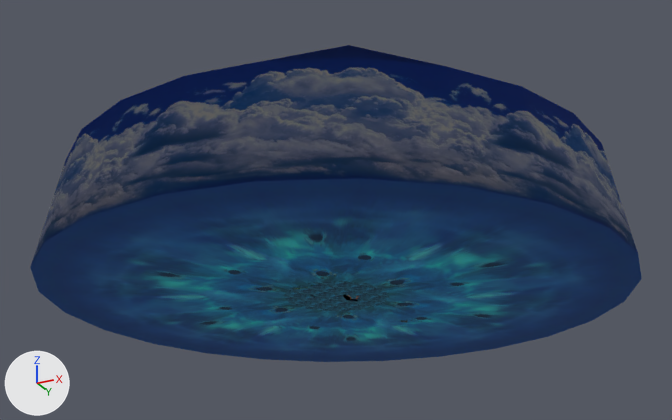
An edit to the OBJ model NewSonicThing/res/Models/Levels/SeasideHill/LevelChunks/Chunk6.obj, drawn before and after from the same camera.
The view is the same before and after, from a 50 mm lens placed at (67437.0, -120078.0, -45708.0), pointed at (-1389.0, 17574.0, 16235.0). Lighting does not change. The marker at lower left points along +X, +Y and +Z. Where no turn or scale is listed for an object, it has been applied to the vertices. Vertices at the same position are counted once.

Names of what the first picture shows: 'Chunk6'.
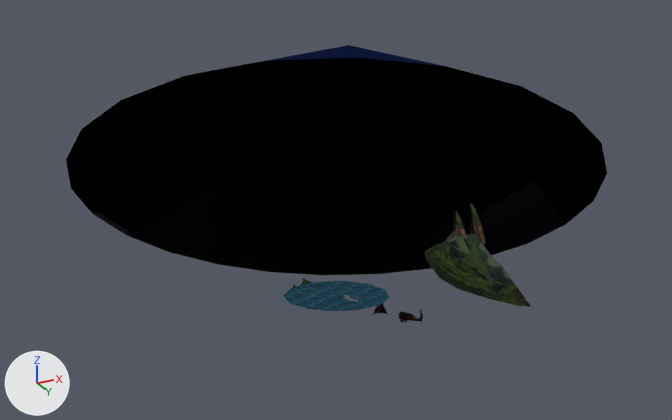
Boxes (x1, y1, x2, y2) around the edits, measured in the pictures (672 x 420 px):
'Chunk6', reshaped (12% narrower, 13% shorter): before (30, 45, 642, 362); after (66, 45, 607, 322)
part 1 of me_chunk6, cut back (blue): before (30, 57, 642, 362)

Edits to the bpy script that builds the scene:
```text
Change me_chunk6:
    used by ob_chunk6; location = (0.0, 0.0, 0.0)
    remove me_chunk6.from_pydata(...)  # 4554 vertices, 6652 faces; spans x -51000.0..49000.0, y -33000.0..67000.0, z -253.0..36138.0
    add me_chunk6.from_pydata(...)  # 4427 vertices, 6408 faces; spans x -47647.0..45647.0, y -29647.0..63647.0, z -253.0..36138.0
    me_chunk6 part 1
    127 vertices are removed from x -51000.0..49000.0, y -33000.0..67000.0, z 0.0
    258 faces are deleted
    14 new faces join them, mat_pk1_yas2_png (picture img_pk1_yas2_png)
    remove me_chunk6.materials.append(mat_k1_umi03_png)  # picture img_k1_umi03_png
```
